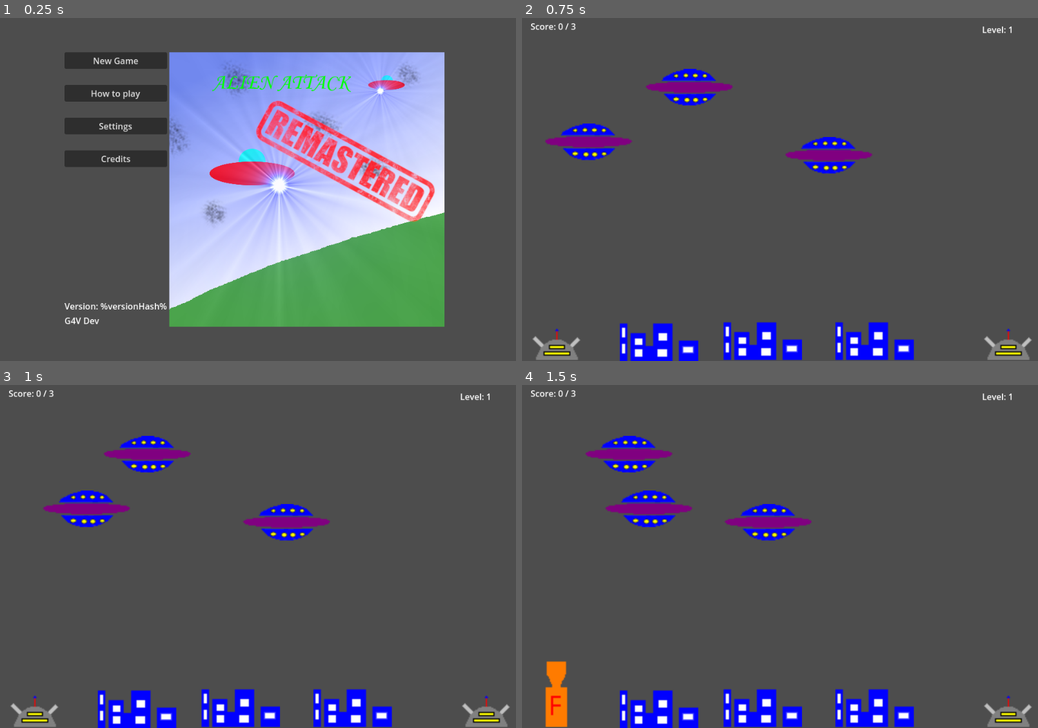
Above: before the commit, frames 1-4 (two rows, left to right).
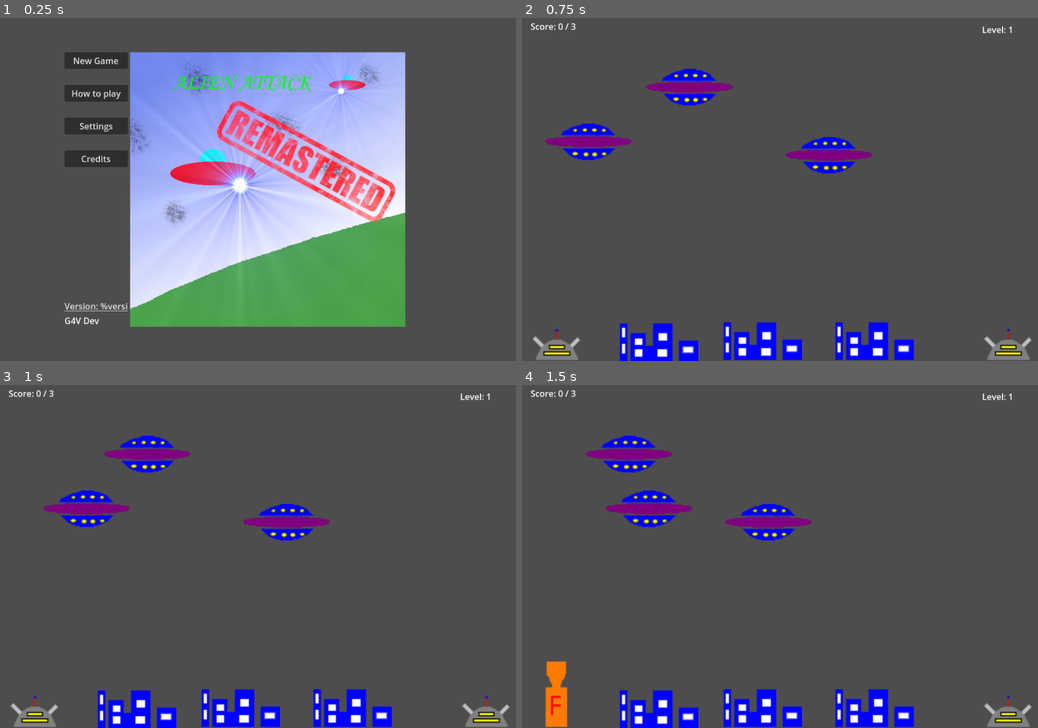
Above: after the commit, the same moments.

Repository: halkeye/AlienAttackGodot
Game: Godot game, scene res://scenes/menus/main_menu.tscn
Two runs of this game, one before a commit and one after it. Both use one fixed random seed, a clock stepped at 60 frames per second and the inputs below.
Inputs (mouse positions are in pixels of both pictures, inside the frame that each line leads up to):
- Up to frame 1 (0.25 s): no input
- Up to frame 2 (0.75 s): click "New Game" at 0.5 s
- Up to frame 3 (1 s): no input
- Up to frame 4 (1.5 s): click (558, 693) at 1.25 s

The runs differ from the first frame. In frame 1, 24% of the frame differs, in the area x 12-87%, y 9-91%; in frame 2, nothing differs; in frame 3, nothing differs; in frame 4, nothing differs.

Commit message:
Version should goto github

Diff:
--- a/scenes/menus/main_menu.gd
+++ b/scenes/menus/main_menu.gd
@@ -5,10 +5,8 @@
 
 func _ready():
 	UserPreferences.load_or_create().setup_audio_busses()
-	%Version.text = "Version: " + Version.versionHash
-
-func _process(_delta):
-	pass
+	%Version.text = "Version: " + Version.versionHash.substr(0, 6)
+	%Version.uri = "https://github.com/halkeye/AlienAttackGodot/tree/" + Version.versionHash.uri_encode()
 
 func _on_new_game_pressed():
 	get_tree().change_scene_to_packed(MainScene)
--- a/scenes/menus/main_menu.tscn
+++ b/scenes/menus/main_menu.tscn
@@ -57,7 +57,7 @@
 layout_mode = 2
 text = "Credits"
 
-[node name="Version" type="Label" parent="MarginContainer/HBoxContainer/VBoxContainer"]
+[node name="Version" type="LinkButton" parent="MarginContainer/HBoxContainer/VBoxContainer"]
 unique_name_in_owner = true
 layout_mode = 2
 text = "Version: 1.0.0
